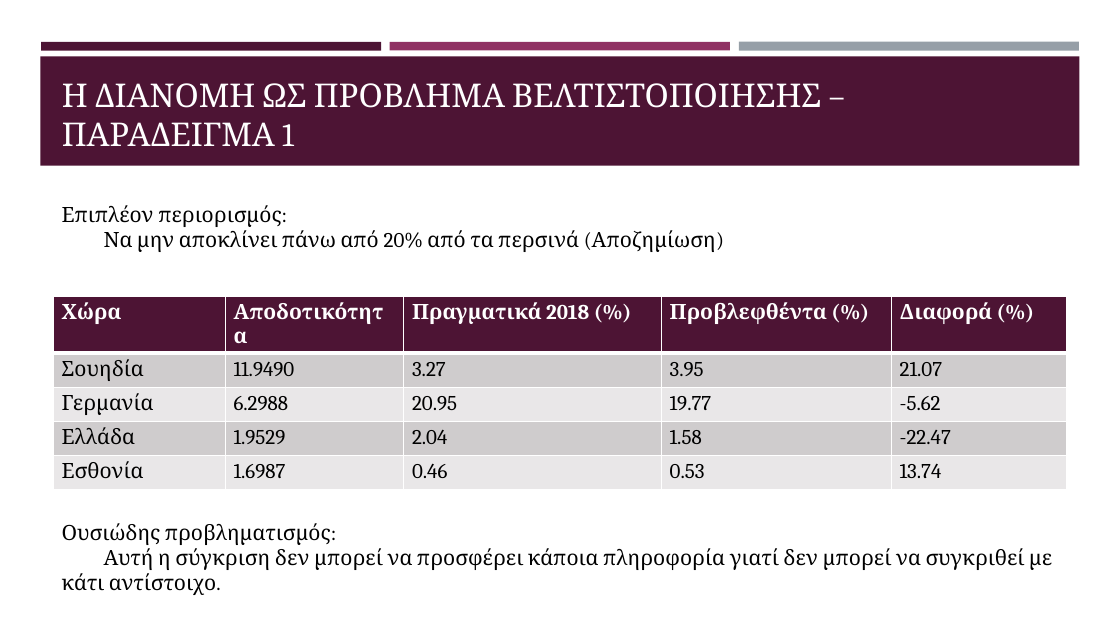
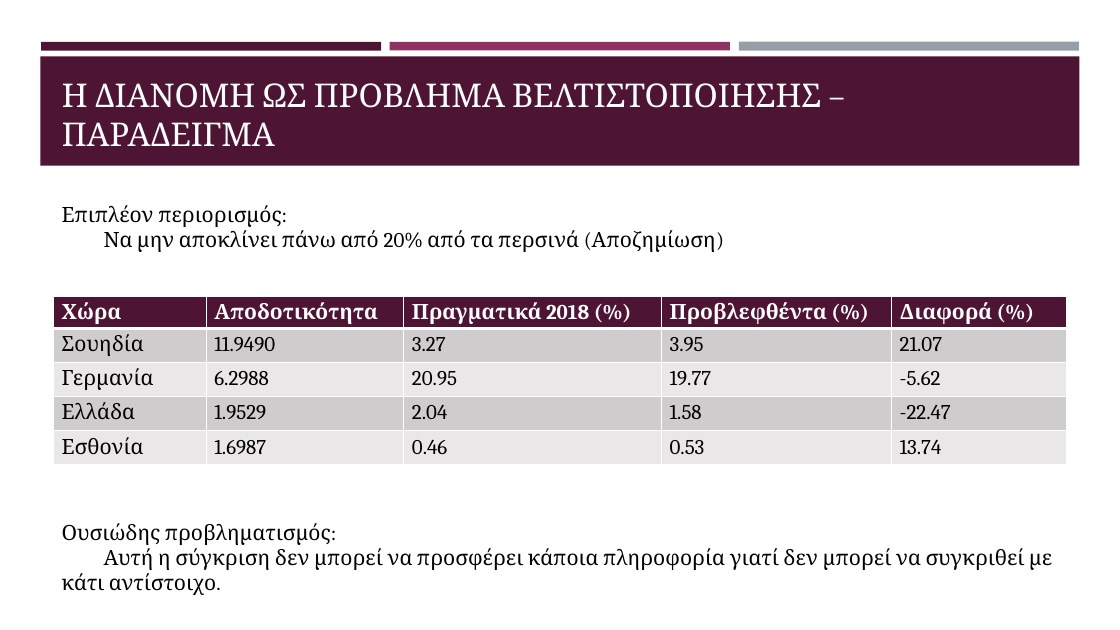
Before and after one commit to kwpap/Diplomatiki_kwpap_step_1, a slide deck: slide 21 of Thesis/Παρουσίαση.pptx (slide 25 before the commit). Drawn at 1120x630 pixels with LibreOffice and Linux fonts; fonts in the diff are those of the drawing. Boxes give left, top, right and bottom in pixels: in the first picture for what was removed or moved away, otherwise in the second. Text is boxed around its words. In the diff, an @@ line names an element or a change of style, - is before the commit and + after.

```diff
--- a/Thesis/Παρουσίαση.pptx
+++ b/Thesis/Παρουσίαση.pptx
@@ title at (62, 83, 821, 146): text changed @@
-Η ΔΙΑΝΟΜΗ ΩΣ ΠΡΟΒΛΗΜΑ ΒΕΛΤΙΣΤΟΠΟΙΗΣΗΣ – ΠΑΡΑΔΕΙΓΜΑ 1
+Η ΔΙΑΝΟΜΗ ΩΣ ΠΡΟΒΛΗΜΑ ΒΕΛΤΙΣΤΟΠΟΙΗΣΗΣ – ΠΑΡΑΔΕΙΓΜΑ
@@ table: place and size @@
-table at (54, 296, 1068, 491)
+table at (54, 296, 1068, 465)
```
Also in this commit, not shown: 9 other slides changed.
